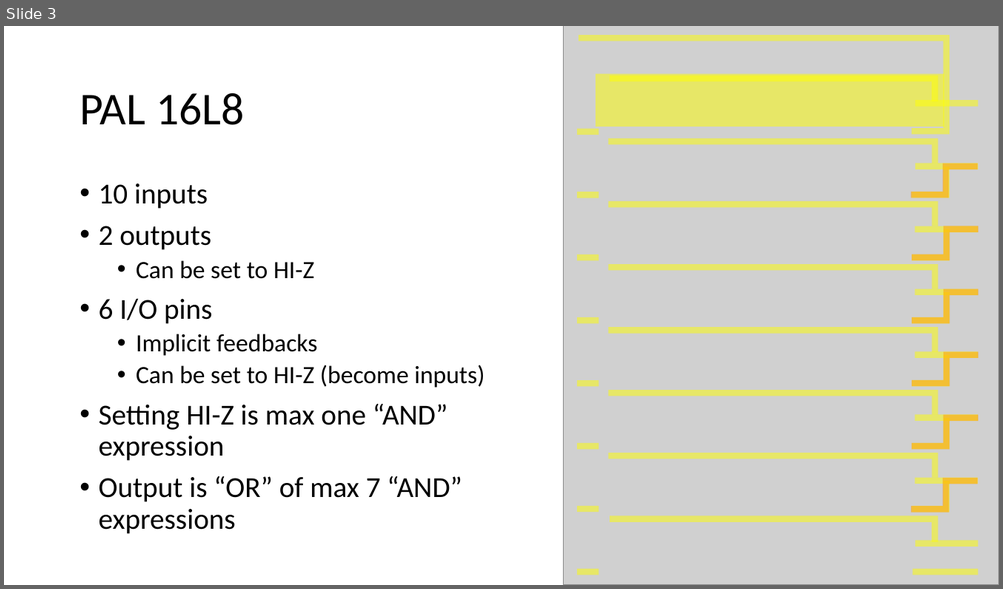
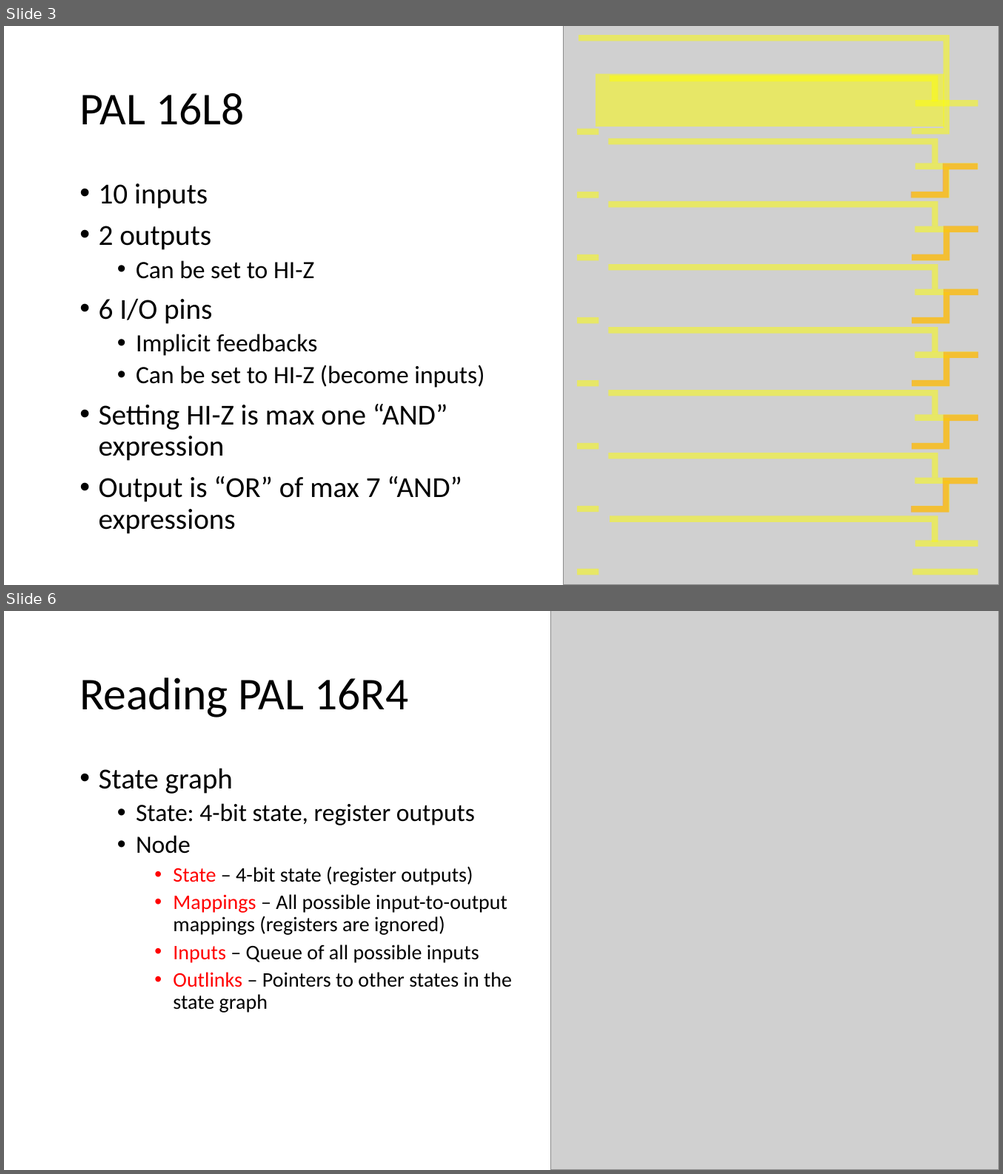
Before and after one commit to OddbitCoder/GdpPalAnalyzer, a slide deck: docs/PAL.pptx. Shown one above the other, each under a label of ours: slide 3 before the commit, slides 3 and 6 after it; the slides between them are not shown. The pictures are 1003x589 and 1003x1174 pixels, drawn with LibreOffice and Linux fonts; fonts in the diff are those of the drawing; grey boxes stand for pictures. Boxes give left, top, right and bottom in pixels: in the first picture for what was removed or moved away, otherwise in the second. Text is boxed around its words. In the diff, an @@ line names an element or a change of style, - is before the commit and + after.

```diff
--- a/docs/PAL.pptx
+++ b/docs/PAL.pptx
@@ slide 6 added at (4,611,999,1170), background #FFFFFF @@
@@ picture added at (551,611,999,1170) @@
@@ title added at (79,678,408,718), 44 pt, text #000000 @@
+Reading PAL 16R4
@@ text added at (99,768,512,1013), 20 pt, text #000000 @@
+• State graph
+  • State: 4-bit state, register outputs
+  • Node
+    • State – 4-bit state (register outputs)
+    • Mappings – All possible input-to-output mappings (registers are ignored)
+    • Inputs – Queue of all possible inputs
+    • Outlinks – Pointers to other states in the state graph
```
Also in this commit, not shown: 3 slides changed, 2 other slides added.
